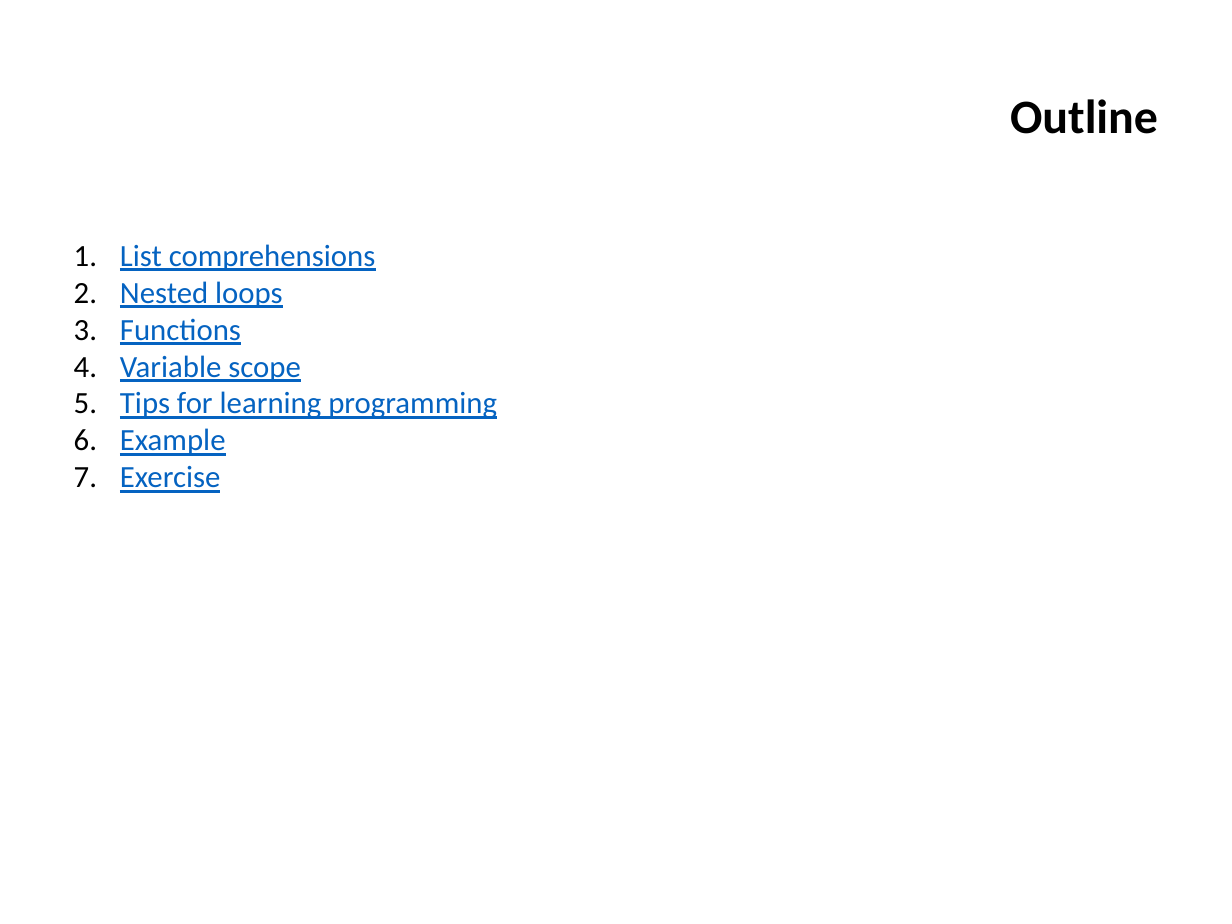
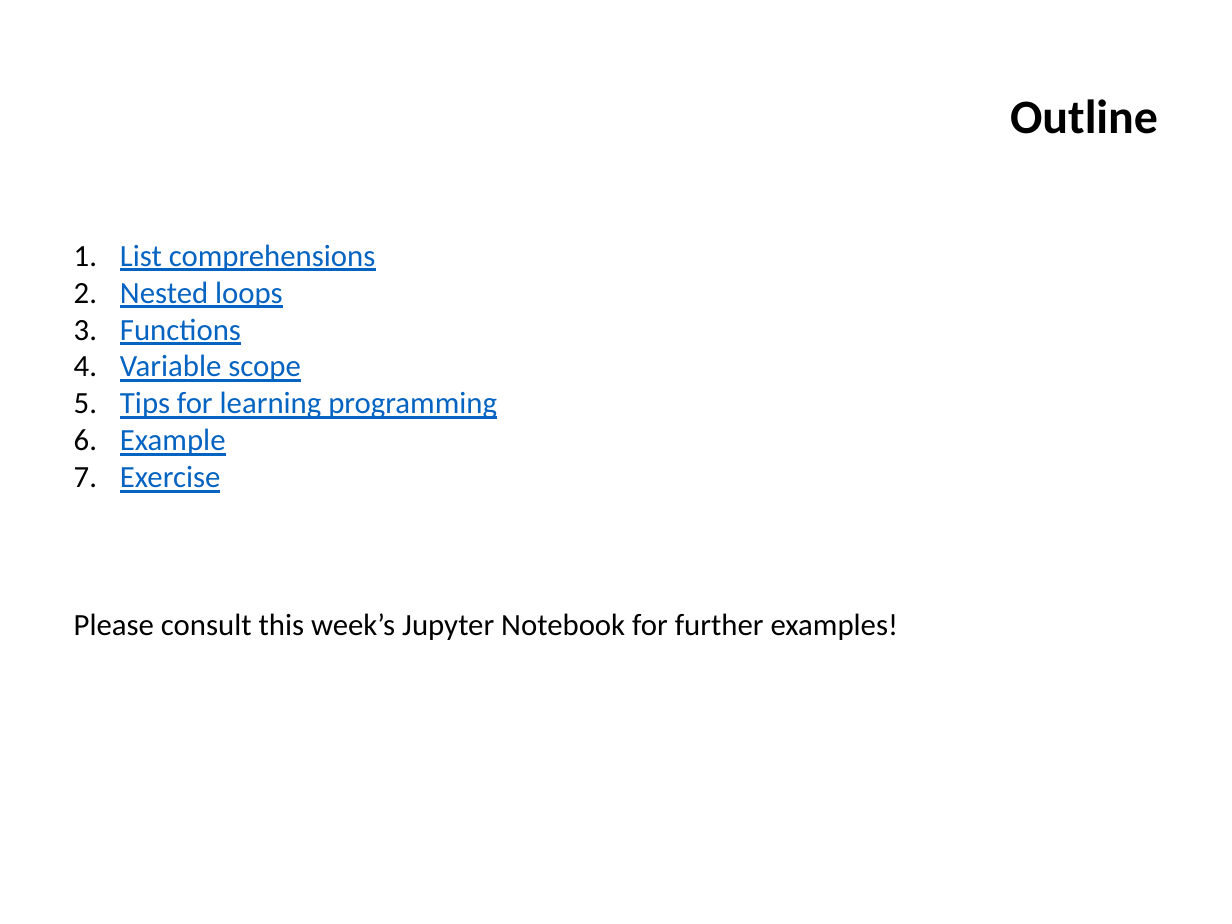
Before and after one commit to ifromm/fcsp, a slide deck: slide 2 of Slides/unit_6_prog_3.pptx. Drawn at 1232x924 pixels with LibreOffice and Linux fonts; fonts in the diff are those of the drawing; background and template pictures are left out. Boxes give left, top, right and bottom in pixels: in the first picture for what was removed or moved away, otherwise in the second. Text is boxed around its words. In the diff, an @@ line names an element or a change of style, - is before the commit and + after.

Commit message:
Unit 6, uploaded notebooks

```diff
--- a/Slides/unit_6_prog_3.pptx
+++ b/Slides/unit_6_prog_3.pptx
@@ text at (x1=74, y1=613, x2=899, y2=640): paragraph added @@
+Please consult this week’s Jupyter Notebook for further examples!
```
Also in this commit, not shown: 10 other slides changed, 16 other files.
